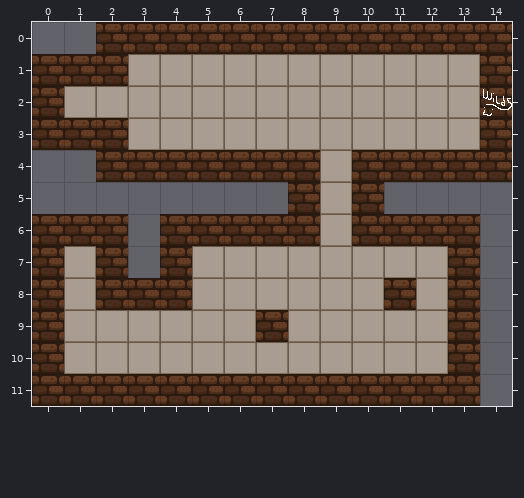
Level history. Tiled map: raw/test_fps.tmx. The picture above was drawn from the file before the commit.
Cells are 32x32 px. Shown: x 0..14, y 0..11.
Now the later version:
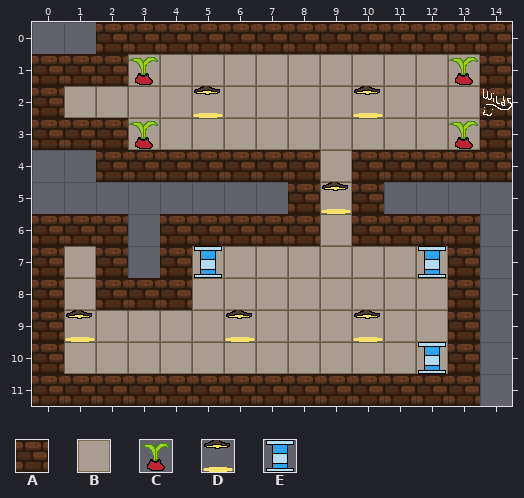
Key: from "basis": A 1, B 4; from "props": C 0, D 1, E 2.
_ is an empty cell.
Tiles of an added or newly shown layer are drawn over the layers below it.
Commit: Made sprite drawing
The edit:
Layer "walls1":
y 8: x 11 A -> B
y 9: x 7 A -> B
Layer "props" (added):
y 1: x 3 _ -> C; x 13 _ -> C
y 2: x 5 _ -> D; x 10 _ -> D
y 3: x 3 _ -> C; x 13 _ -> C
y 5: x 9 _ -> D
y 7: x 5 _ -> E; x 12 _ -> E
y 9: x 1 _ -> D; x 6 _ -> D; x 10 _ -> D
y 10: x 12 _ -> E
